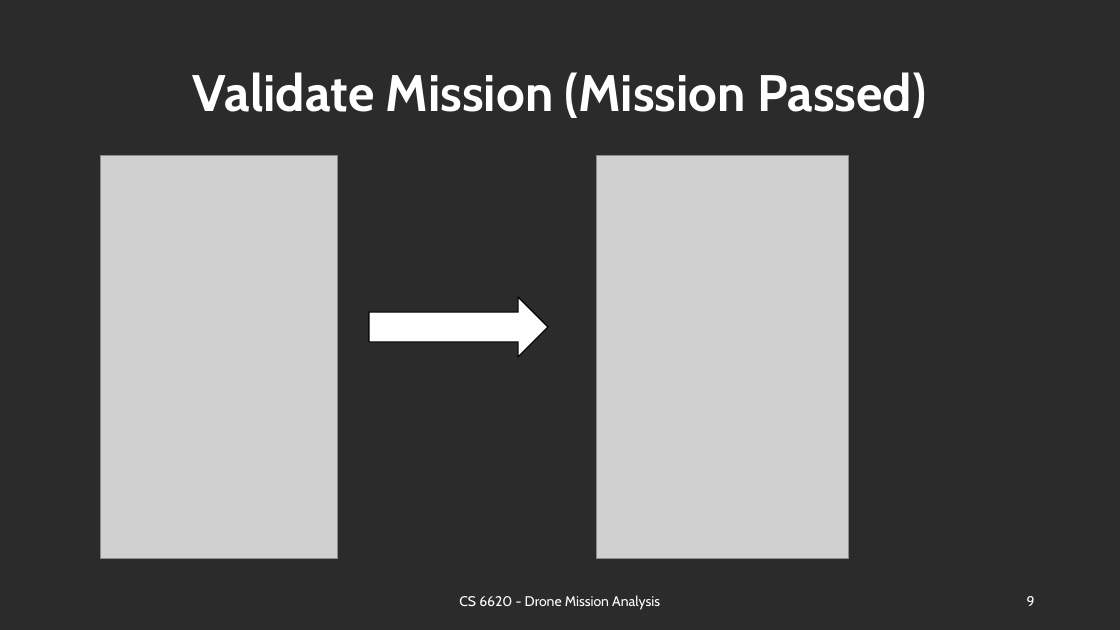
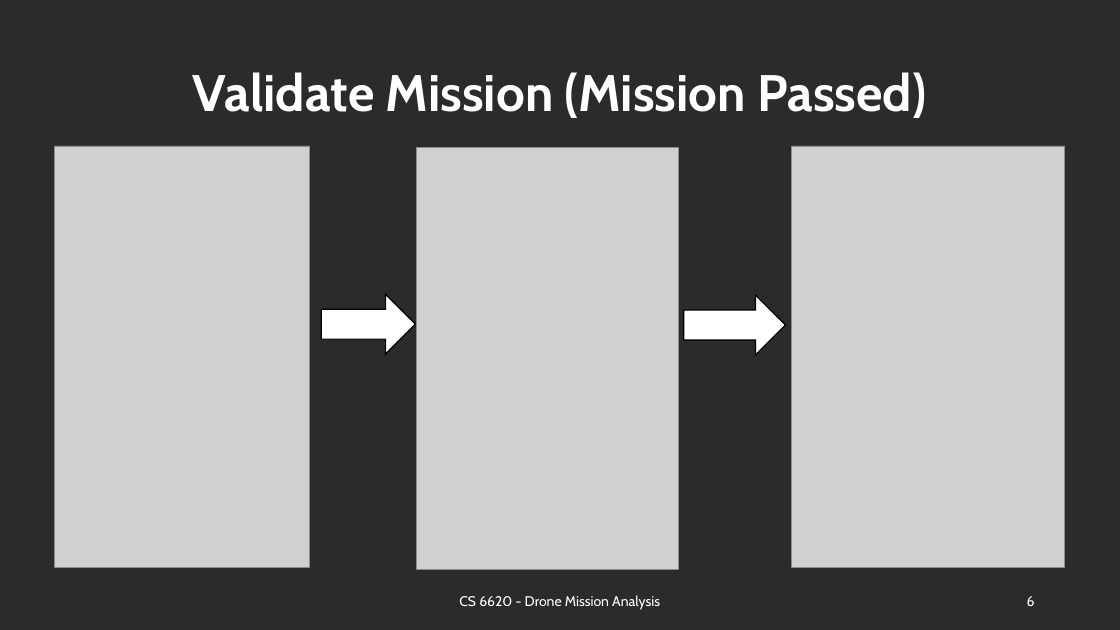
Before and after one commit to BU-NU-CLOUD-SP18/Drone-Mission-Analysis, a slide deck: slide 6 of presentations/Demo5.ppt (slide 9 before the commit). Drawn at 1120x630 pixels with LibreOffice and Linux fonts; fonts in the diff are those of the drawing; grey boxes stand for pictures; background and template pictures are left out; a plain dark background stands for a picture behind light text. Boxes give left, top, right and bottom in pixels: in the first picture for what was removed or moved away, otherwise in the second. Text is boxed around its words. In the diff, an @@ line names an element or a change of style, - is before the commit and + after.

```diff
--- a/presentations/Demo5.ppt
+++ b/presentations/Demo5.ppt
@@ picture: place and size @@
-picture at box(101, 155, 338, 558)
+picture at box(55, 146, 309, 568)
@@ picture: place and size @@
-picture at box(596, 155, 848, 558)
+picture at box(416, 148, 678, 569)
@@ picture added at box(792, 146, 1065, 568) @@
@@ right arrow: place and size @@
-right arrow at box(369, 297, 547, 357)
+right arrow at box(321, 294, 415, 353)
@@ right arrow added at box(683, 295, 785, 354), fill #FFFFFF, outline #000000 0.99 pt @@
@@ page number at box(1027, 596, 1035, 606): text changed @@
-9
+6
```
Also in this commit, not shown: 9 other slides changed, 3 slides added, 1 slide removed.
